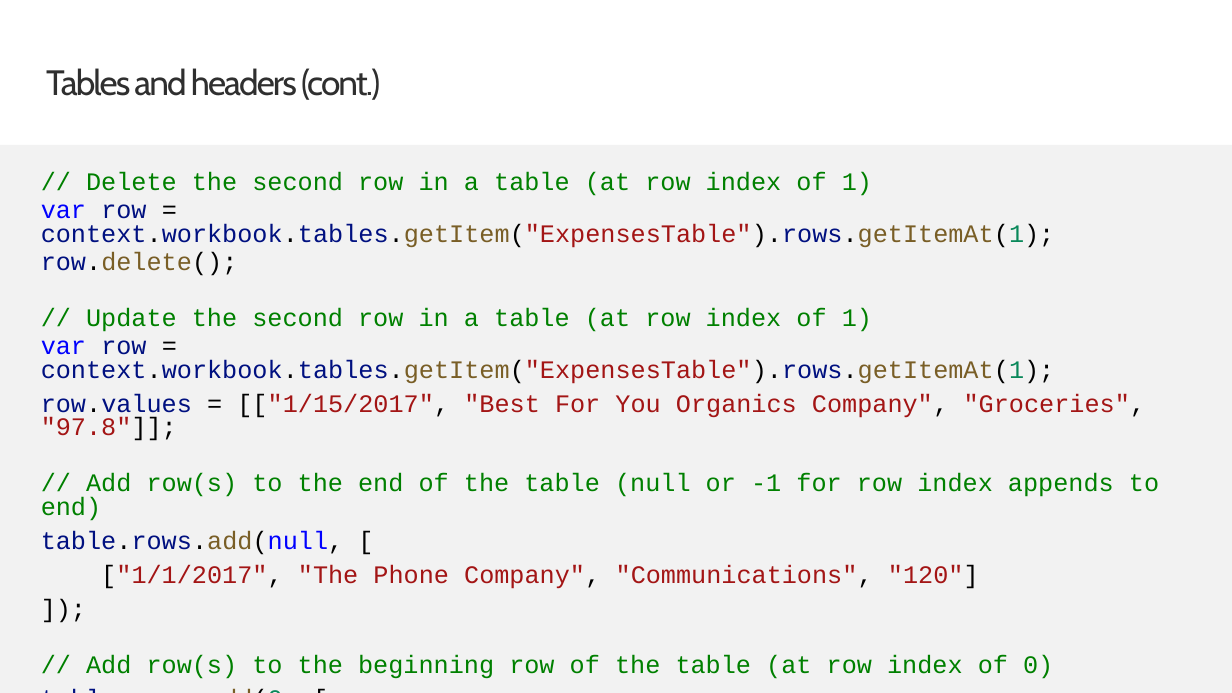
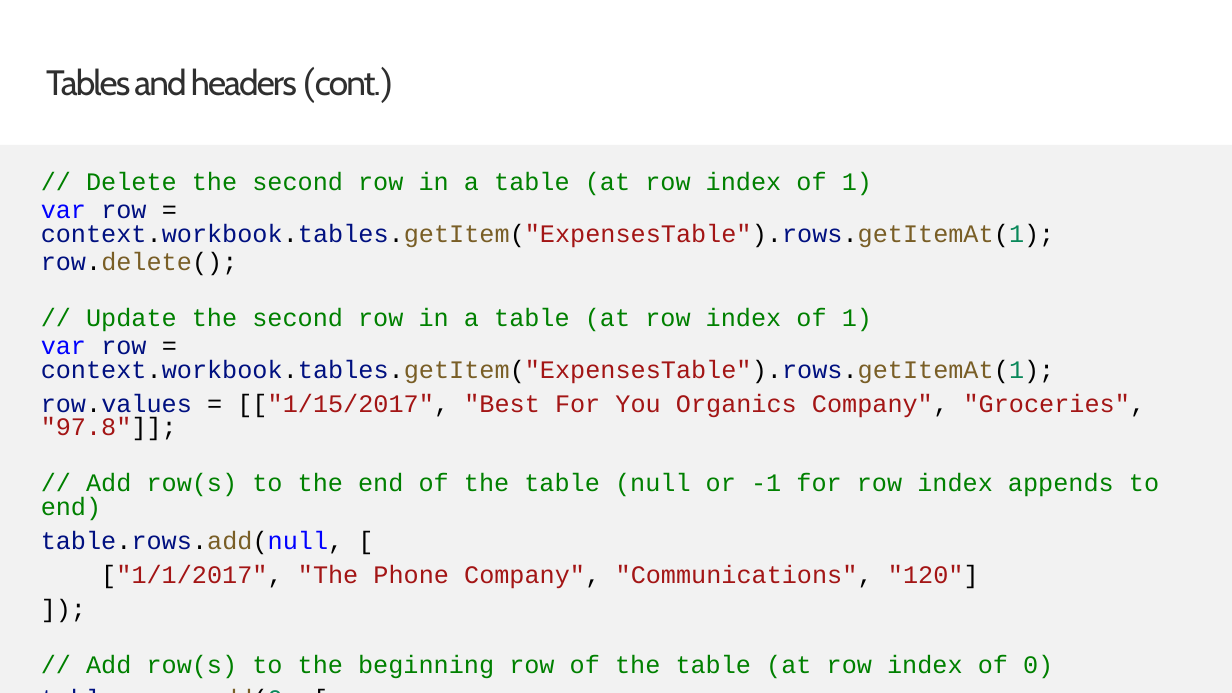
Before and after one commit to OfficeDev/TrainingContent, a slide deck: slide 8 of OfficeAddin/02 Building Add-ins for Microsoft Excel/01 Tables and Charts in Excel Add-ins.pptx. Drawn at 1232x693 pixels with LibreOffice and Linux fonts; fonts in the diff are those of the drawing; background and template pictures are left out. Boxes give left, top, right and bottom in pixels: in the first picture for what was removed or moved away, otherwise in the second. Text is boxed around its words. In the diff, an @@ line names an element or a change of style, - is before the commit and + after.

```diff
--- a/OfficeAddin/02 Building Add-ins for Microsoft Excel/01 Tables and Charts in Excel Add-ins.pptx
+++ b/OfficeAddin/02 Building Add-ins for Microsoft Excel/01 Tables and Charts in Excel Add-ins.pptx
@@ title "Tables and headers (cont.)" at box(46, 67, 393, 103): font Cabin to Roboto in "(cont.)" @@
```
Also in this commit, not shown: 8 other slides changed, 41 other files.
